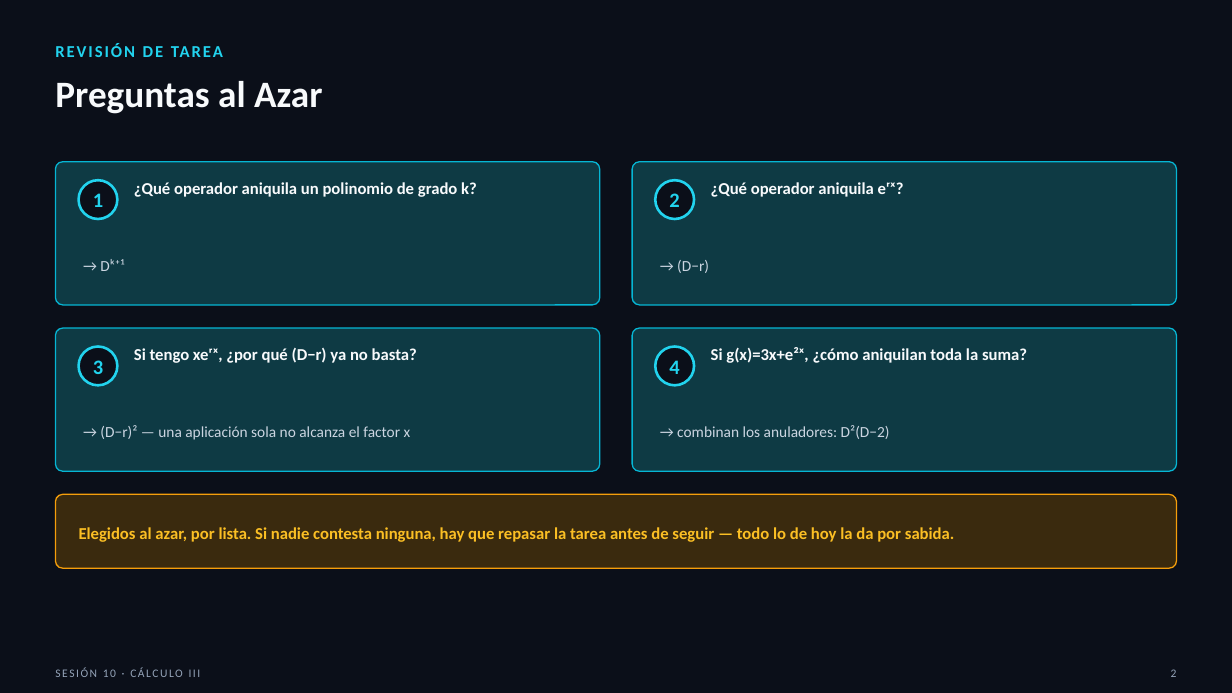
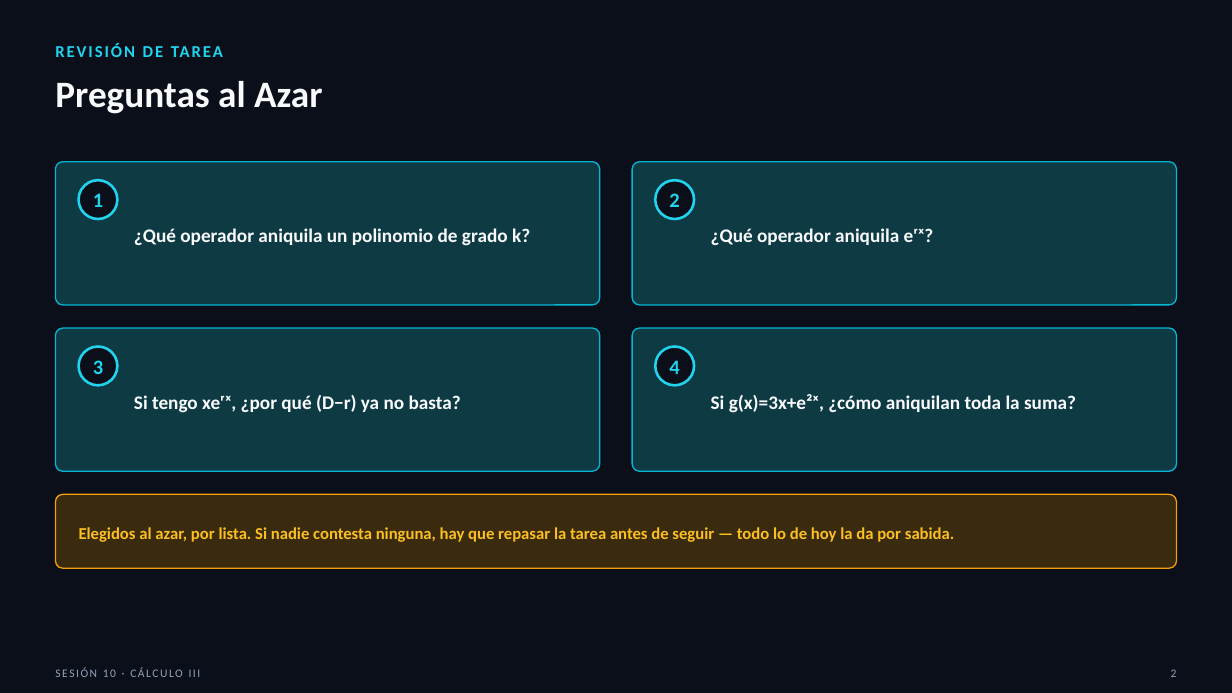
Before and after one commit to SernaEd/FirmsSimulationClass, a slide deck: slide 2 of sesion10/Sesion10_Metodos_de_Solucion.pptx. Drawn at 1232x693 pixels with LibreOffice and Linux fonts; fonts in the diff are those of the drawing. Boxes give left, top, right and bottom in pixels: in the first picture for what was removed or moved away, otherwise in the second. Text is boxed around its words. In the diff, an @@ line names an element or a change of style, - is before the commit and + after.

```diff
--- a/sesion10/Sesion10_Metodos_de_Solucion.pptx
+++ b/sesion10/Sesion10_Metodos_de_Solucion.pptx
@@ text removed at [100, 259, 124, 271] @@
-→ Dᵏ⁺¹
@@ text removed at [677, 260, 709, 273] @@
-→ (D−r)
@@ size 13 to 15 pt; line spacing 1.1 to 1.15; vertical alignment top to middle in 4 elements at [134, 228, 530, 246], [711, 228, 934, 245], [134, 395, 461, 413], [711, 394, 1076, 413] @@
@@ text removed at [100, 425, 411, 440] @@
-→ (D−r)² — una aplicación sola no alcanza el factor x
@@ text removed at [677, 425, 890, 439] @@
-→ combinan los anuladores: D²(D−2)
```
Also in this commit, not shown: 2 other files.
